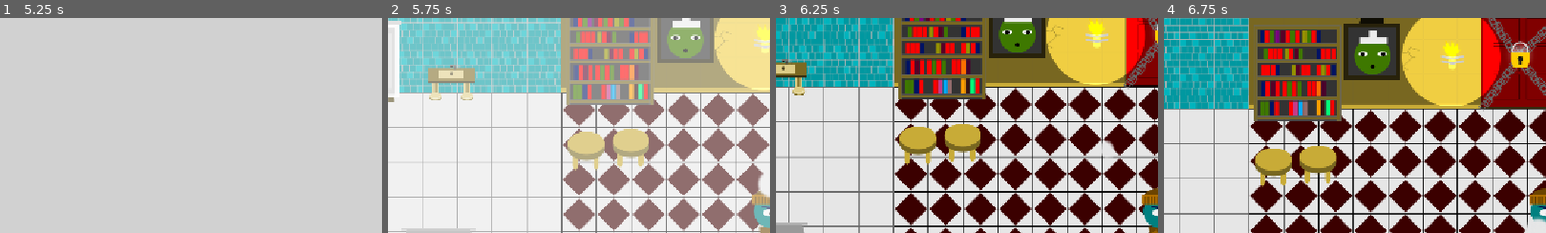
Above: before the commit, frames 1-4 (left to right).
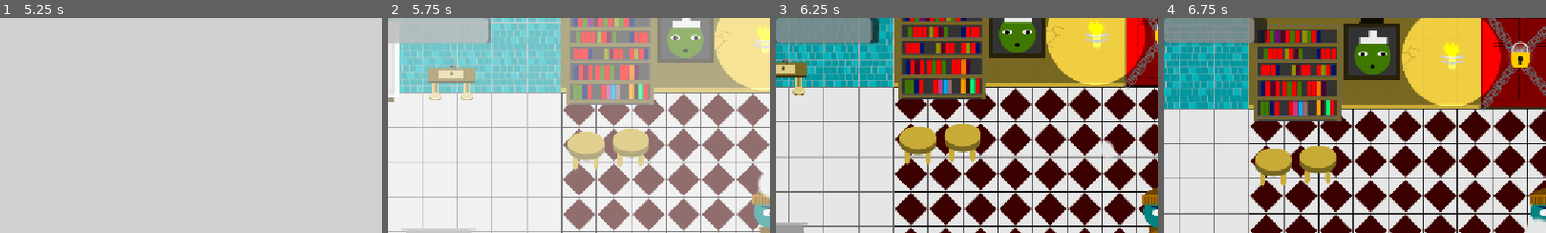
Above: after the commit, the same moments.

Repository: DropletU/autumn
Game: Godot game, scene res://Scenes/prologue.tscn
Same seed, same stepped clock (60 frames per second), same inputs: the game is played once before the commit and once after it.
Inputs:
- Up to frame 1 (5.25 s): tap Enter (ui_accept) at 0.5, 0.77, 1.52, 2, 3.02, 3.77, 4.52 s; hold D (right) 0.53-1.28 s; hold E (interact) 0.53-1.28 s; tap Space at 1.25, 2.75, 4.25 s; hold S (down) 1.28-2.03 s; tap Shift (sprint) at 1.35, 2.85, 4.35 s; hold D (right) 2.03-2.78 s; hold E (interact) 2.03-2.78 s; hold W (up) 2.78-3.53 s; hold E (interact) 3.53-4.28 s; hold A (left) 3.53-5.03 s; hold S (down) from 5.03 s (still down); hold E (interact) from 5.03 s (still down)
- Up to frame 2 (5.75 s): keep holding S (down); keep holding E (interact)
- Up to frame 3 (6.25 s): release S (down) at 5.78 s; release E (interact) at 5.78 s; hold D (right) from 5.78 s (still down); tap Shift (sprint) at 5.85 s; tap Enter (ui_accept) at 6.02 s
- Up to frame 4 (6.75 s): release D (right) at 6.53 s; hold W (up) from 6.53 s (still down); hold E (interact) from 6.53 s (still down)
The pictures show only the part of the screen within x 0-50%, y 0-50%; the shares and areas given below are measured in that part.

Frame 1 is identical in both runs. In frame 2, 2.8% of the frame differs, in the area x 0-27%, y 0-12%; in frame 3, 3.2%; in frame 4, 3.2%.

Commit message:
Player: Add the HealthUI scene to the player scene

Diff:
--- a/Scenes/player.tscn
+++ b/Scenes/player.tscn
@@ -2,6 +2,7 @@
 
 [ext_resource type="Script" uid="uid://c4pfmm08h22bc" path="res://Scripts/player.gd" id="1_v0iea"]
 [ext_resource type="Script" uid="uid://tnuv5gfwl22b" path="res://Scripts/StateMachine/state_machine.gd" id="2_cvnsp"]
+[ext_resource type="PackedScene" uid="uid://chi2onttuycfj" path="res://Scenes/health_ui.tscn" id="2_pu2lt"]
 [ext_resource type="Texture2D" uid="uid://c5n2013sjfc2y" path="res://Art/Character.png" id="2_x3wgy"]
 [ext_resource type="Script" uid="uid://nipsv1os5lpu" path="res://Scripts/StateMachine/States/idle_state.gd" id="3_6t5aa"]
 [ext_resource type="Script" uid="uid://dtt4fj8jhm112" path="res://Scripts/StateMachine/States/walking_state.gd" id="4_vgqql"]
@@ -89,6 +90,8 @@
 health_component = NodePath("HealthComponent")
 metadata/_custom_type_script = "uid://c4pfmm08h22bc"
 
+[node name="HealthUI" parent="." unique_id=313854499 instance=ExtResource("2_pu2lt")]
+
 [node name="CollisionShape2D" type="CollisionShape2D" parent="." unique_id=735913356]
 position = Vector2(0, 40)
 shape = SubResource("CapsuleShape2D_wrdhp")
